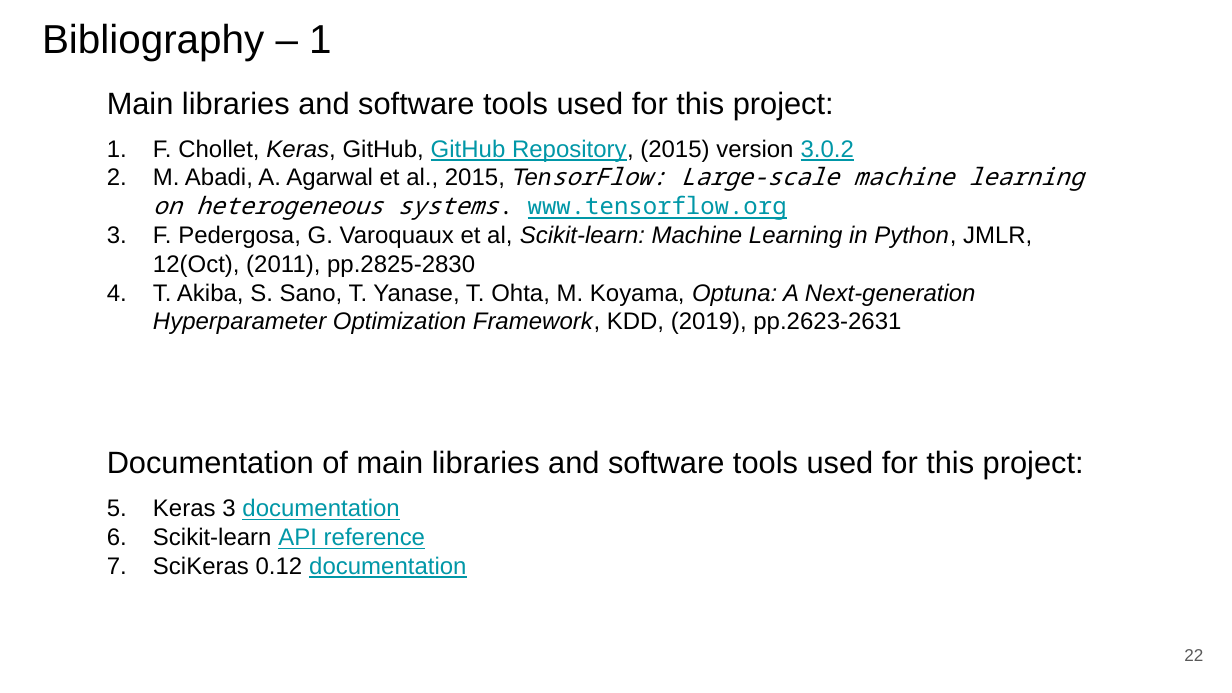
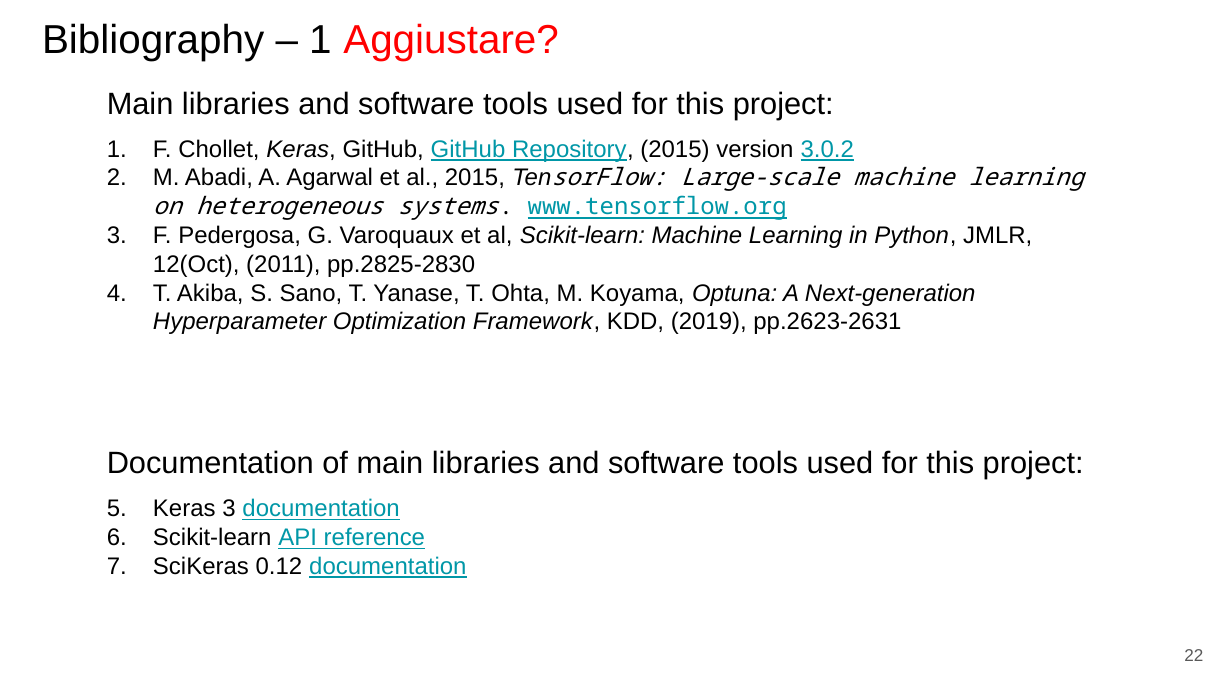
Before and after one commit to paolo-junior-mollica/machine-learning-project, a slide deck: slide 22 of relazione/ML-2023-PRJ-Slides-Demo.pptx. Drawn at 1232x693 pixels with LibreOffice and Linux fonts; fonts in the diff are those of the drawing. Boxes give left, top, right and bottom in pixels: in the first picture for what was removed or moved away, otherwise in the second. Text is boxed around its words. In the diff, an @@ line names an element or a change of style, - is before the commit and + after.

```diff
--- a/relazione/ML-2023-PRJ-Slides-Demo.pptx
+++ b/relazione/ML-2023-PRJ-Slides-Demo.pptx
@@ title at (42, 23, 559, 61): text changed @@
-Bibliography – 1
+Bibliography – 1 Aggiustare?
```
Also in this commit, not shown: 9 other slides changed, 2 slides added.
